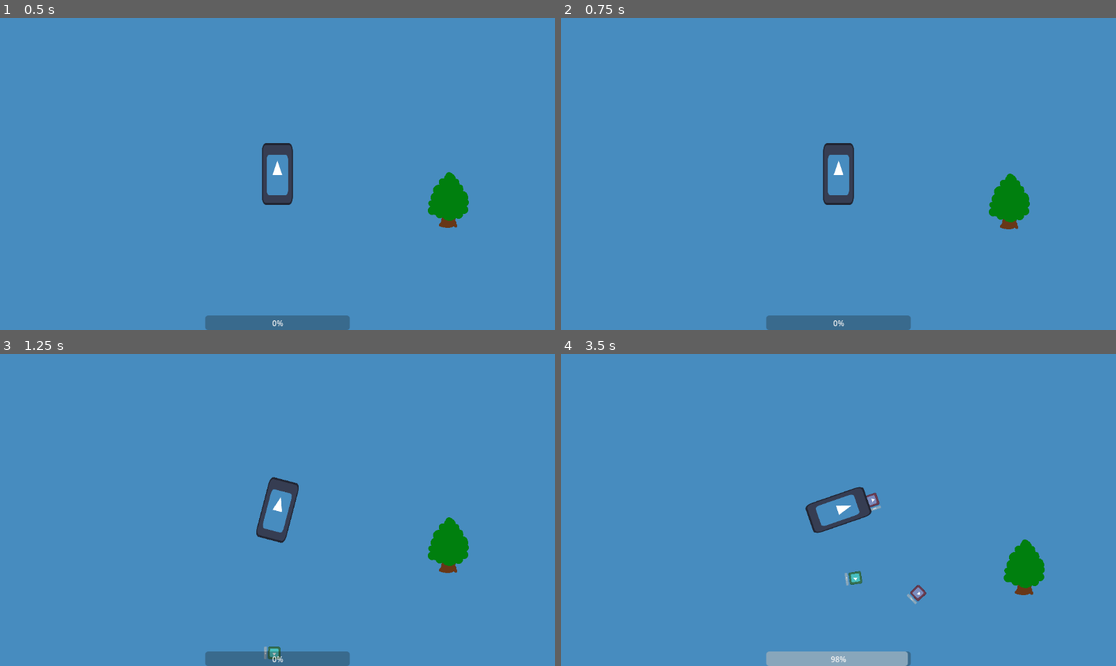
Above: before the commit, frames 1-4 (two rows, left to right).
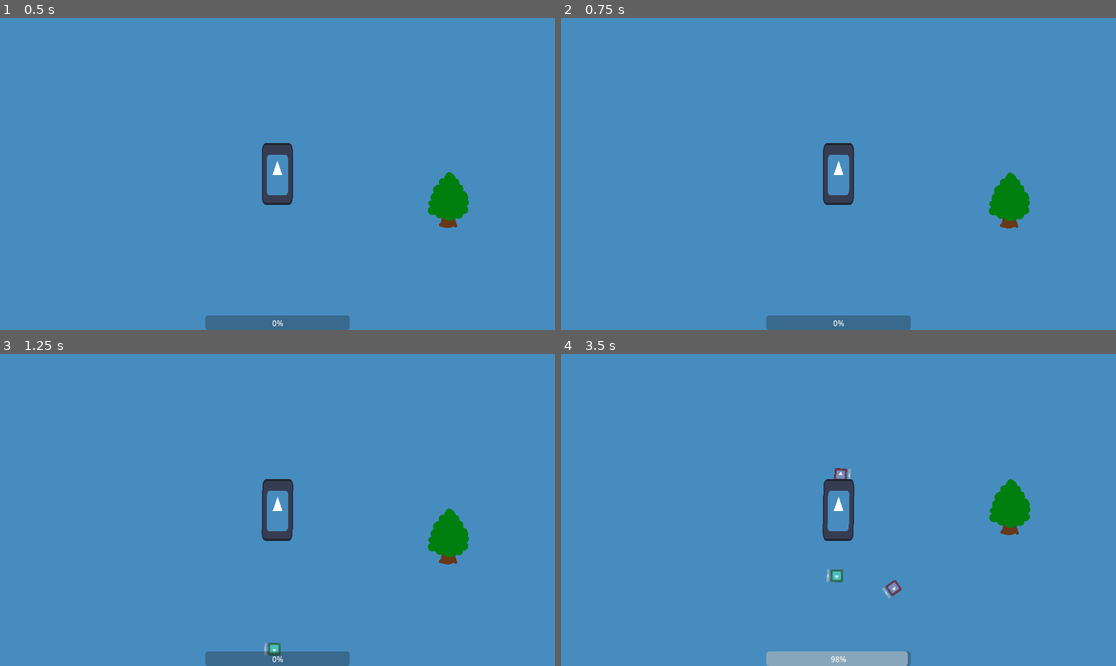
Above: after the commit, the same moments.

Repository: LeBulldoge/torqueterror
Game: Godot game, scene res://Main.tscn
Same seed, same stepped clock (60 frames per second), same inputs: the game is played once before the commit and once after it. The engine's default icon, where the game draws it, is replaced by a stand-in: a white triangle on a blue panel in a dark square.
Inputs:
- Up to frame 1 (0.5 s): no input
- Up to frame 2 (0.75 s): tap Enter at 0.5 s; hold D (steer_right) from 0.53 s (still down); tap S (decelerate) at 0.6 s
- Up to frame 3 (1.25 s): keep holding D (steer_right)
- Up to frame 4 (3.5 s): release D (steer_right) at 1.28 s; hold A (steer_left) 1.28-2.03 s; tap S (decelerate) at 1.35, 2.1, 2.85 s; hold D (steer_right) 2.03-2.78 s; hold W (accelerate) from 2.78 s (still down)

Frame 1 is identical in both runs. In frame 2, 0.1% of the frame differs, in the area x 77-85%, y 49-68%; in frame 3, 1.1%; in frame 4, 3.6%, in the area x 43-88%, y 36-81%.

Commit message:
Implemented tire grip and drag

Diff:
--- a/vehicle/Player.tscn
+++ b/vehicle/Player.tscn
@@ -7,9 +7,14 @@
 size = Vector2(62, 126)
 
 [node name="Player" type="RigidBody2D"]
+angular_damp = 1.0
 script = ExtResource("1_28sia")
 speed = 500
-torque = 500
+top_speed = 250
+stall_speed = 50
+torque = 300
+tire_grip = 2.0
+drag = 1.2
 
 [node name="Sprite2D" type="Sprite2D" parent="."]
 scale = Vector2(0.5, 1)
--- a/vehicle/Vehicle.gd
+++ b/vehicle/Vehicle.gd
@@ -3,7 +3,10 @@
 
 @export var speed := 0
 @export var top_speed := 0
+@export var stall_speed := 0
 @export var torque := 0
+@export var tire_grip := 0.0
+@export var drag := 0.0
 
 var drive_dir := 0.0
 var steer_dir := 0.0
@@ -12,9 +15,18 @@
     var forward = transform.y
     var right = transform.x
 
+    if drive_dir == 0 and linear_velocity.length() < stall_speed:
+        linear_velocity = Vector2.ZERO
+
+    # Acceleration
     apply_central_force(drive_dir * forward * speed)
 
+    # Drag
+    apply_central_force(-drag * linear_velocity)
+
+    # Cancel out lateral force
     var lateral_velocity = right.dot(linear_velocity) * right
-    apply_central_force(-lateral_velocity)
+    apply_central_force(-lateral_velocity * tire_grip)
 
+    # Turn
     apply_torque(steer_dir * torque * sqrt(linear_velocity.length()))
